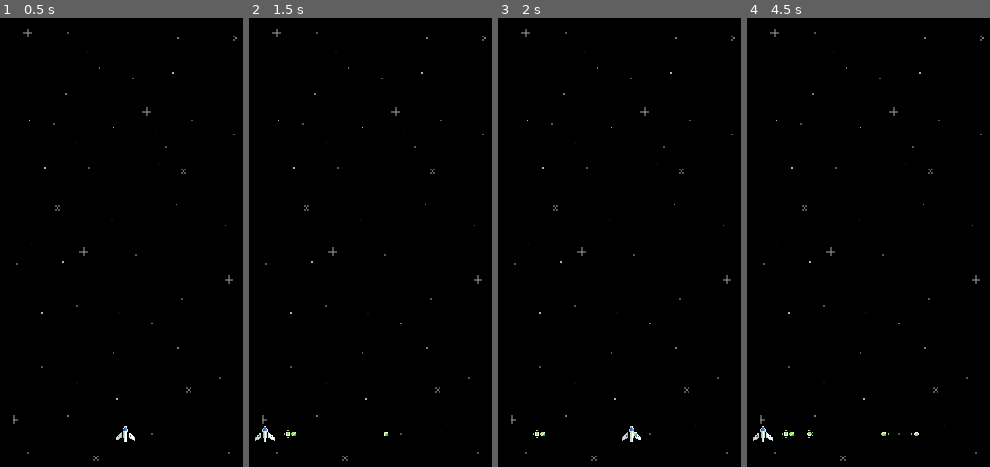
Above: before the commit, frames 1-4 (left to right).
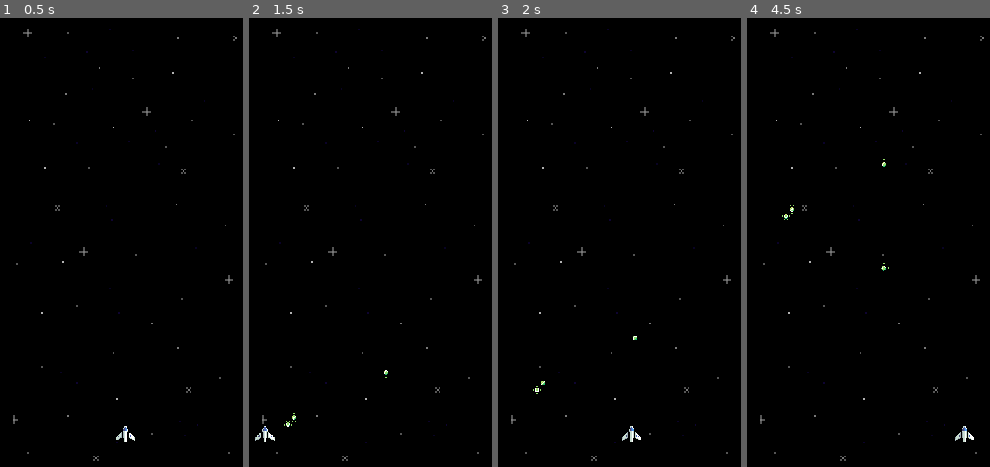
Above: after the commit, the same moments.

Repository: spageektti/space-shooter-godot
Game: Godot game, scene res://scenes/game.tscn
Same seed, same stepped clock (60 frames per second), same inputs: the game is played once before the commit and once after it.
Inputs:
- Up to frame 1 (0.5 s): no input
- Up to frame 2 (1.5 s): tap Enter at 0.5 s; hold D (right) 0.53-1.28 s; tap W (shoot) at 0.6, 1.35 s; tap Space at 1.25 s; hold A (left) from 1.28 s (still down)
- Up to frame 3 (2 s): keep holding A (left)
- Up to frame 4 (4.5 s): release A (left) at 2.03 s; hold D (right) 2.03-3.53 s; tap W (shoot) every 0.75 s from 2.1 to 4.35 s; hold A (left) from 3.53 s (still down)

Frame 1 is identical in both runs. In frame 2, 0.1% of the frame differs, in the area x 14-58%, y 78-94%; in frame 3, 0.1%; in frame 4, 0.4%, in the area x 2-94%, y 31-95%.

Commit message:
script bullet

Diff:
--- a/scenes/bullet.gd
+++ b/scenes/bullet.gd
@@ -1 +1,14 @@
 extends Area2D
+
+func _process(delta):
+	position.y -= delta * 100
+
+func _on_body_entered(body):
+	if(body.name != "CharacterBody2D"): # the bullet was sent by player
+		body.damage()
+		print("destroy bullet")
+		queue_free()
+
+func _on_area_entered(area):
+	print("destroy bullet")
+	queue_free()
--- a/scenes/bullet.tscn
+++ b/scenes/bullet.tscn
@@ -94,3 +94,6 @@
 
 [node name="CollisionShape2D" type="CollisionShape2D" parent="."]
 shape = SubResource("CircleShape2D_b5j26")
+
+[connection signal="area_entered" from="." to="." method="_on_area_entered"]
+[connection signal="body_entered" from="." to="." method="_on_body_entered"]
--- a/scenes/game.tscn
+++ b/scenes/game.tscn
@@ -8,6 +8,8 @@
 
 [sub_resource type="WorldBoundaryShape2D" id="WorldBoundaryShape2D_okw2x"]
 distance = -1.0
+
+[sub_resource type="WorldBoundaryShape2D" id="WorldBoundaryShape2D_s7jjn"]
 
 [node name="Node2D" type="Node"]
 
@@ -45,5 +47,12 @@
 rotation = -1.5708
 shape = SubResource("WorldBoundaryShape2D_okw2x")
 
+[node name="WorldBorderTop" type="Area2D" parent="."]
+position = Vector2(550, -24)
+
+[node name="CollisionShape2D" type="CollisionShape2D" parent="WorldBorderTop"]
+rotation = 3.14159
+shape = SubResource("WorldBoundaryShape2D_s7jjn")
+
 [connection signal="body_entered" from="WorldBorderLeft" to="CharacterBody2D" method="_on_world_border_left_body_entered"]
 [connection signal="body_entered" from="WorldBorderRight" to="CharacterBody2D" method="_on_world_border_right_body_entered"]
--- a/scenes/player.gd
+++ b/scenes/player.gd
@@ -8,20 +8,23 @@
 @onready var world_border_right = %WorldBorderRight
 
 var health = 4
+var bullets = 4
 
 func _physics_process(delta):
 
 	if Input.is_action_just_pressed("shoot"):
-		spawn_bullet()
+		if(bullets > 0):
+			spawn_bullet()
+			bullets -= 1
+			if(bullets == 0):
+				await get_tree().create_timer(4).timeout
+				bullets = 4
 
 	var direction = Input.get_axis("left", "right")
 	if direction:
 		velocity.x = direction * SPEED
 	else:
 		velocity.x = move_toward(velocity.x, 0, 20)
-
-	print(world_border_right.position.x)
-	print(world_border_left.position.x)
 
 	move_and_slide()
 
Not shown: 1 places in scenes/game.tscn that only renumber resources
